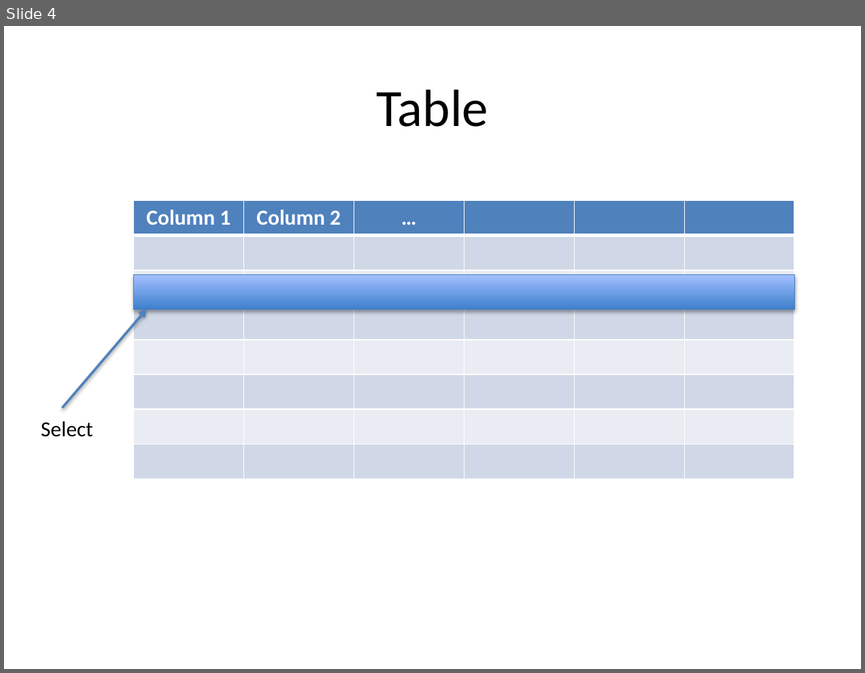
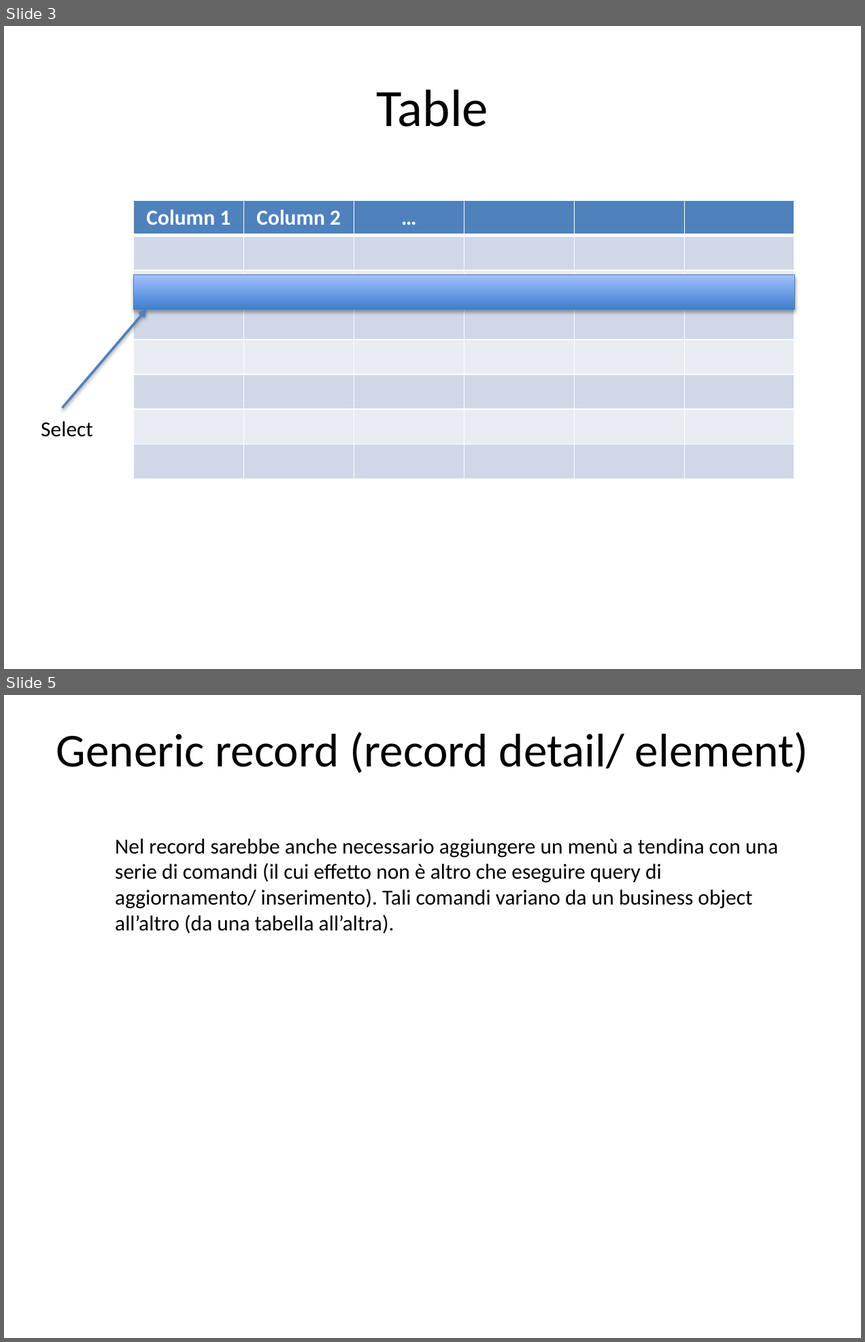
Before and after one commit to amepoli/onecompliance, a slide deck: user_stories.pptx. Shown one above the other, each under a label of ours: slide 4 before the commit, slides 3 and 5 after it; the slides between them are not shown. The pictures are 865x673 and 865x1342 pixels, drawn with LibreOffice and Linux fonts; fonts in the diff are those of the drawing. Boxes give left, top, right and bottom in pixels: in the first picture for what was removed or moved away, otherwise in the second. Text is boxed around its words. In the diff, an @@ line names an element or a change of style, - is before the commit and + after.

```diff
--- a/user_stories.pptx
+++ b/user_stories.pptx
@@ slide 5 added at [4,695,861,1338], background #FFFFFF @@
@@ title added at [56,732,808,773], 39.6 pt, text #000000 @@
+Generic record (record detail/ element)
@@ text added at [115,838,778,933], 18 pt, text #000000 @@
+Nel record sarebbe anche necessario aggiungere un menù a tendina con una serie di comandi (il cui effetto non è altro che eseguire query di aggiornamento/ inserimento). Tali comandi variano da un business object all’altro (da una tabella all’altra).
@@ what was slide 4 is now slide 3 @@
```
Also in this commit, not shown: 1 slide changed, 7 other slides added, 1 slide removed, 2 other files.
